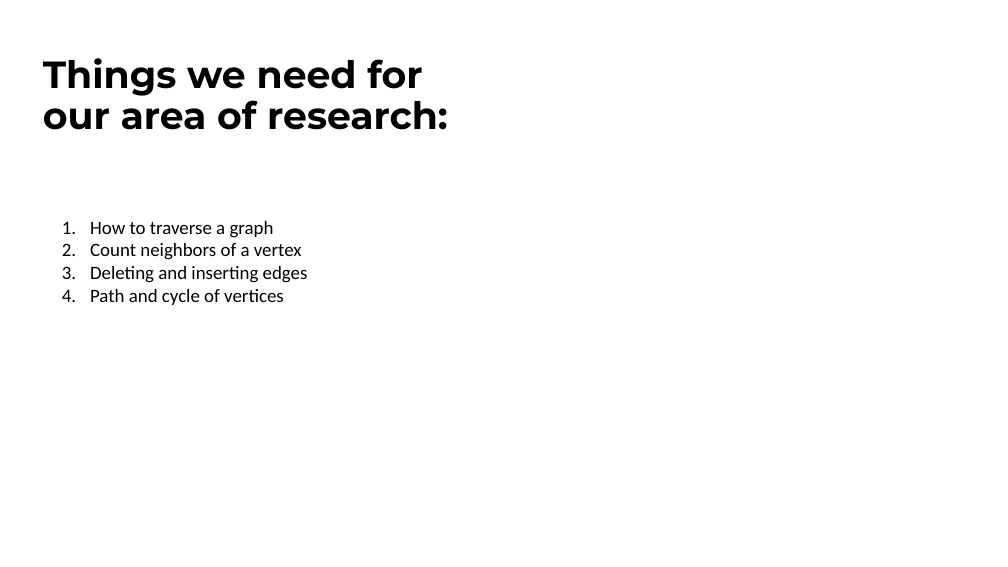
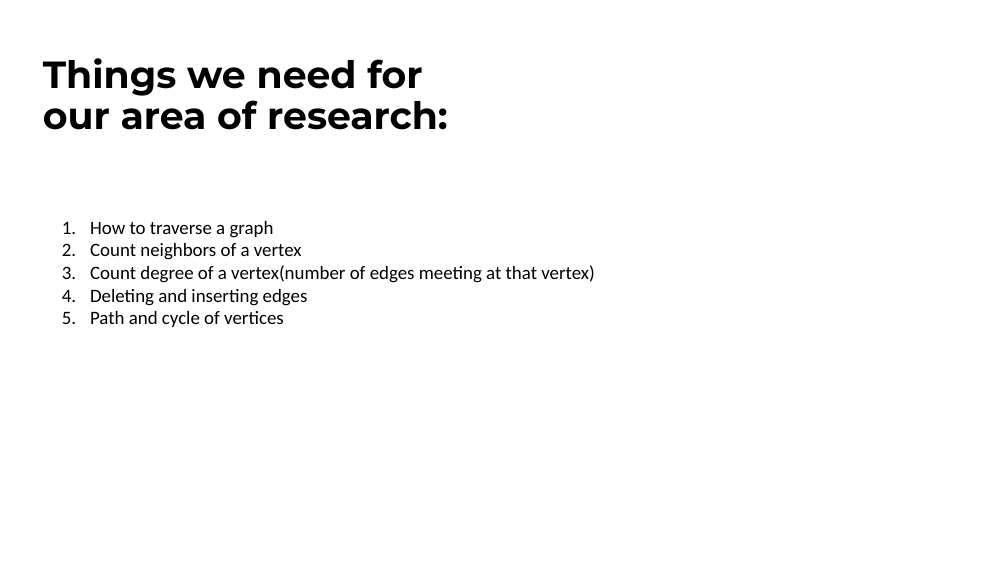
Before and after one commit to ibmbt/group5_graphtheory, a slide deck: slide 8 of group5_graphtheory.pptx. Drawn at 1008x567 pixels with LibreOffice and Linux fonts; fonts in the diff are those of the drawing. Boxes give left, top, right and bottom in pixels: in the first picture for what was removed or moved away, otherwise in the second. Text is boxed around its words. In the diff, an @@ line names an element or a change of style, - is before the commit and + after.

Commit message:
small changes

```diff
--- a/group5_graphtheory.pptx
+++ b/group5_graphtheory.pptx
@@ text at [90, 265, 595, 283]: paragraph added @@
+3. Count degree of a vertex(number of edges meeting at that vertex)
```
